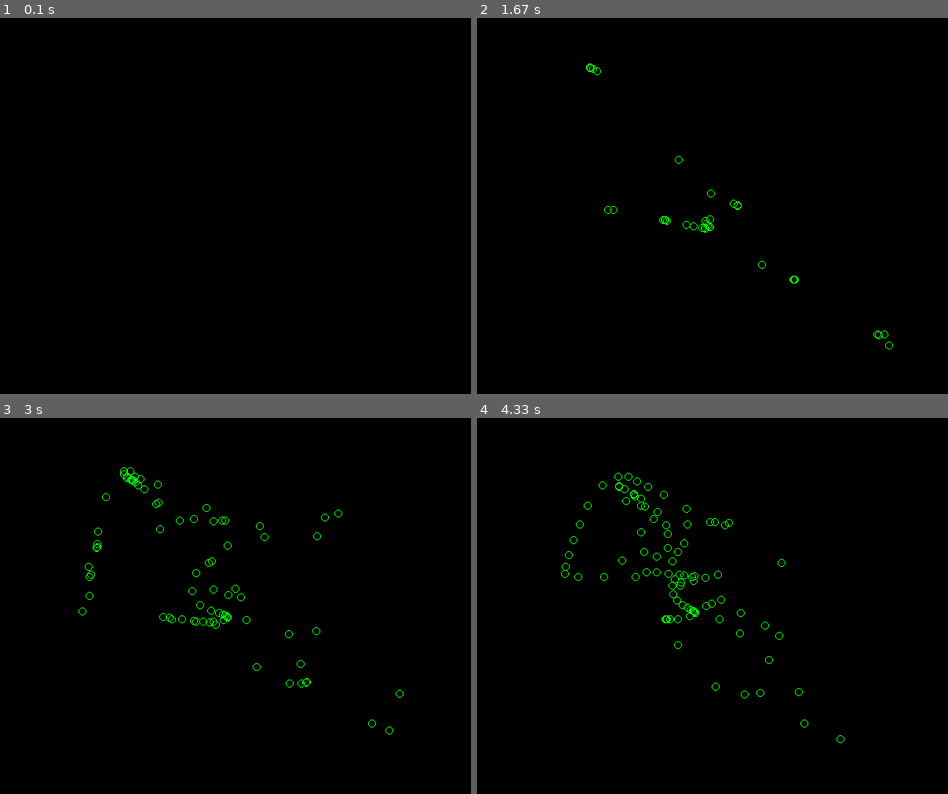
Above: before the commit, frames 1-4 (two rows, left to right).
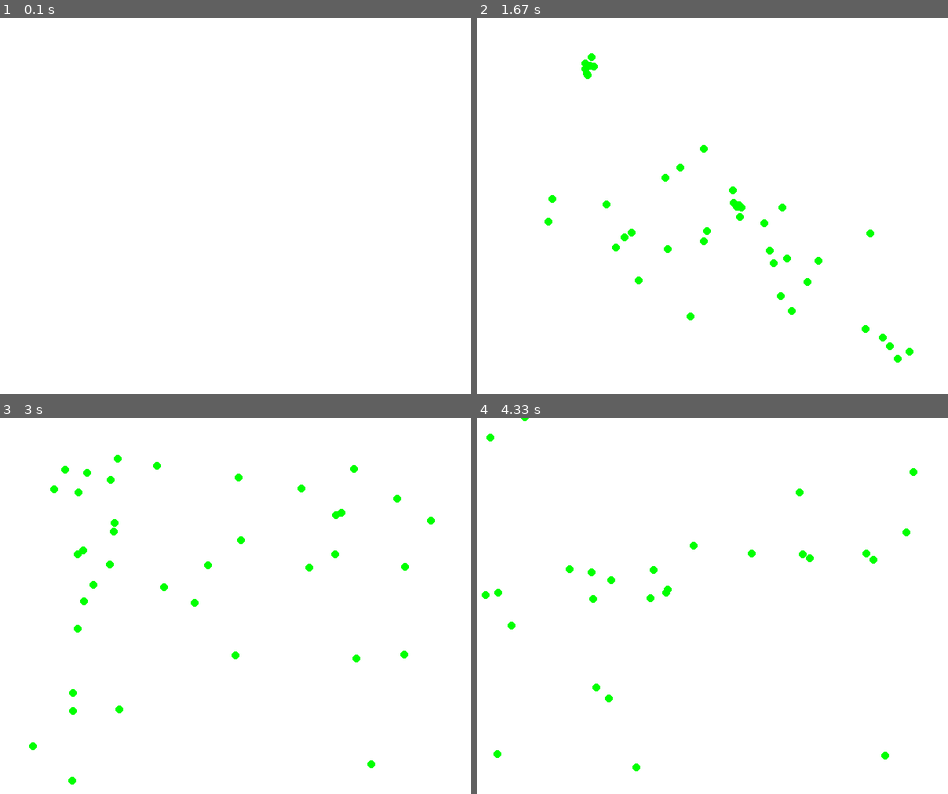
Above: after the commit, the same moments.

Repository: saubun/python-repo
Game: pygame game, started from src/gravity.py
Same seed, same stepped clock (60 frames per second), same inputs: the game is played once before the commit and once after it.
Inputs (mouse positions are in pixels of both pictures, inside the frame that each line leads up to):
- Up to frame 1 (0.1 s): no input
- Up to frame 2 (1.67 s): press the mouse at (712, 228) at 0.37 s; move the mouse to (655, 221) at 0.47 s; release the mouse at (599, 209) at 0.6 s; press the mouse at (712, 228) at 0.7 s; move the mouse to (797, 284) at 0.8 s; release the mouse at (882, 337) at 0.93 s; click (590, 66) at 1.05 s; press the mouse at (590, 66) at 1.37 s; move the mouse to (740, 206) at 1.47 s; release the mouse at (891, 348) at 1.6 s
- Up to frame 3 (3 s): press the mouse at (113, 466) at 1.7 s; move the mouse to (235, 519) at 1.8 s; release the mouse at (357, 572) at 1.93 s; press the mouse at (113, 466) at 2.03 s; move the mouse to (98, 553) at 2.13 s; release the mouse at (84, 643) at 2.27 s; click (84, 557) at 2.38 s; click (339, 512) at 2.72 s
- Up to frame 4 (4.33 s): click (575, 583) at 3.05 s; click (608, 575) at 3.38 s; click (811, 557) at 3.72 s; click (665, 590) at 4.05 s

The runs differ from the first frame. In frame 1, 100% of the frame differs, in the area x 0-100%, y 0-100%; in frame 2, 100%; in frame 3, 100%; in frame 4, 100%.

Commit message:
fun things and deleting circles off screen for performance

Diff:
--- a/src/gravity.py
+++ b/src/gravity.py
@@ -30,7 +30,7 @@
     def draw(self, color: set or list):
         '''Draw the Circle'''
         self.color = color
-        pygame.draw.circle(screen, self.color, self.pos, self.radius, 1)
+        pygame.draw.circle(screen, self.color, self.pos, self.radius)
 
     def applyForce(self, force: pygame.Vector2):
         '''Apply the given force to the Circle'''
@@ -39,6 +39,19 @@
     def collisionCheckOtherCircle(self, circle) -> bool:
         '''Does circle collision checking between given circle and self'''
         ...
+
+    def checkInsideScreen(self) -> bool:
+        '''Checks if the Circle is inside the visual screen space'''
+        if self.pos.x < 0:
+            return True
+        elif self.pos.x > WIDTH:
+            return True
+        elif self.pos.y < 0:
+            return True
+        elif self.pos.y > HEIGHT:
+            return True
+        else:
+            return False
 
 
 def main():
@@ -63,14 +76,21 @@
             balls.append(Circle((pygame.mouse.get_pos()), 5))
 
         # Reset display
-        screen.fill(BLACK)
+        screen.fill(WHITE)
 
-        # Draw balls
+        # For all balls
         for ball in balls:
+
+            # Delete balls if they are offscreen for performance
+            if ball.checkInsideScreen():
+                balls.remove(ball)
+
+            # Draw ball
             ball.draw(GREEN)
 
             # For every other ball
             for otherBall in balls:
+
                 # Calculate gravity
                 oldVelocity = ball.velocity
 
@@ -84,18 +104,16 @@
                     force = ball.radius * acceleration
 
                     # Check distance
-                    if ball.collisionCheckOtherCircle(otherBall, ):
+                    if ball.collisionCheckOtherCircle(otherBall):
                         ...
 
                     # Apply gravity
                     else:
-                        otherBall.applyForce(force)
+                        otherBall.applyForce(-force)
                         ball.applyForce(force)
 
                 except ValueError:
                     pass
-
-        # ball.applyForce(pygame.Vector2(1, 0))
 
         # Update display
         pygame.display.update()
